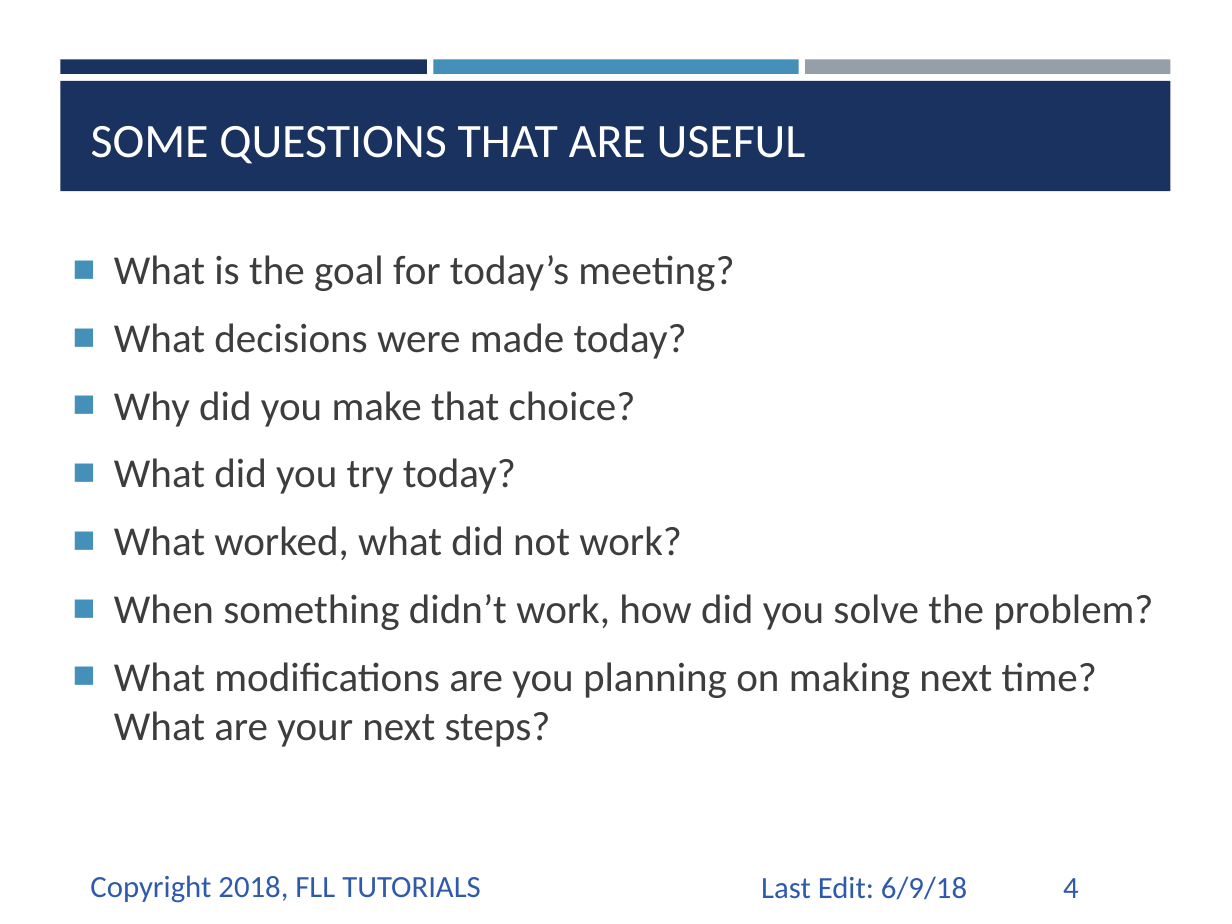
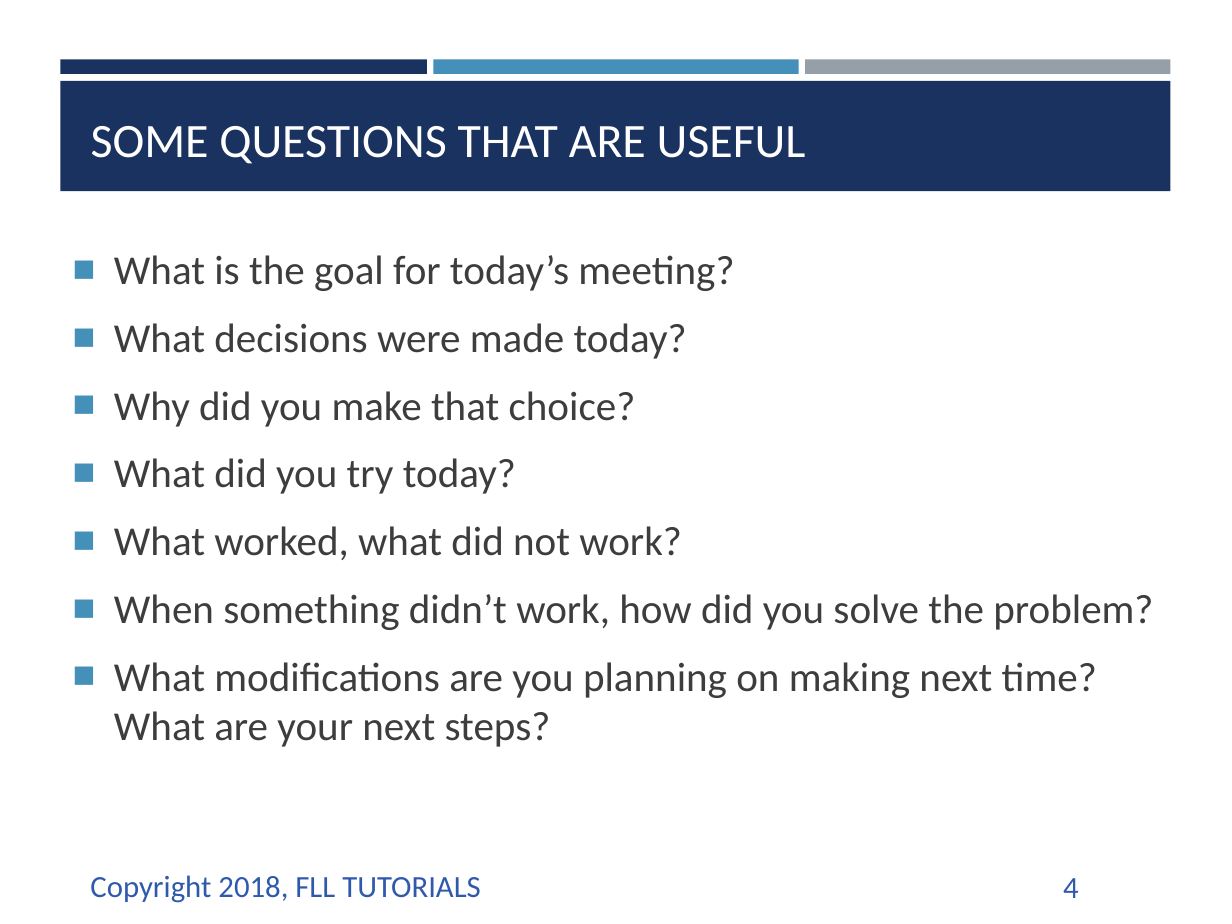
Before and after one commit to ev3lessons/FLL-Tutorials, a slide deck: slide 4 of translations/en-us/RobotGame/EngineeringJournal.pptx. Drawn at 1232x924 pixels with LibreOffice and Linux fonts; fonts in the diff are those of the drawing. Boxes give left, top, right and bottom in pixels: in the first picture for what was removed or moved away, otherwise in the second. Text is boxed around its words. In the diff, an @@ line names an element or a change of style, - is before the commit and + after.

```diff
--- a/translations/en-us/RobotGame/EngineeringJournal.pptx
+++ b/translations/en-us/RobotGame/EngineeringJournal.pptx
@@ text removed at <box>761,876,967,900</box> @@
-Last Edit: 6/9/18
```
Also in this commit, not shown: 8 other slides changed, 13 other files.
